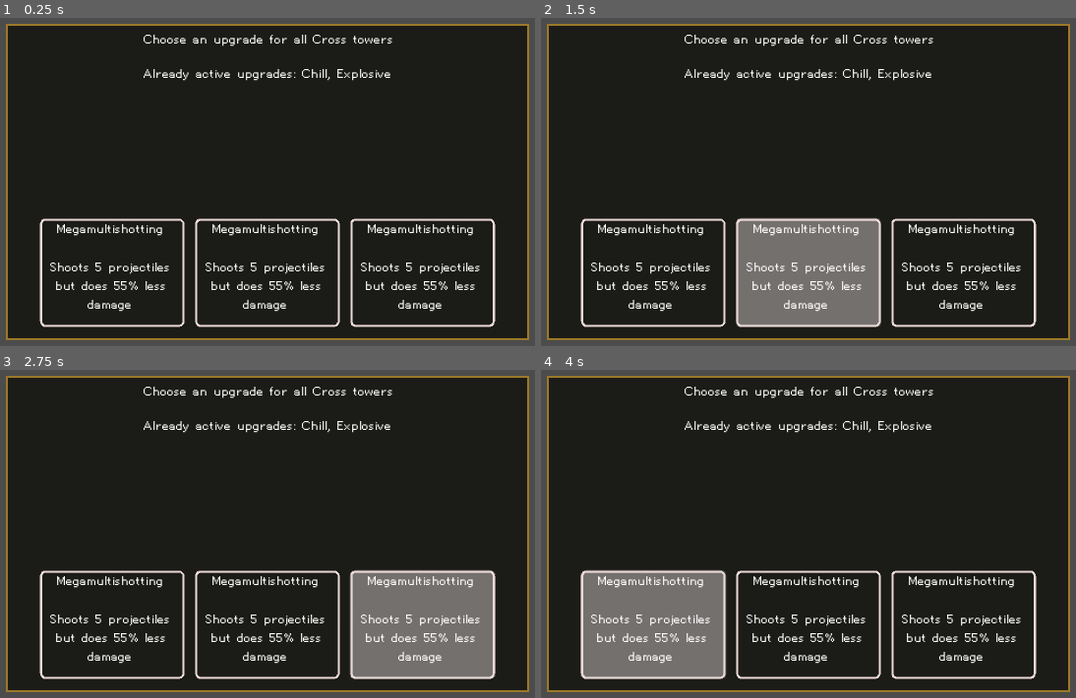
Above: before the commit, frames 1-4 (two rows, left to right).
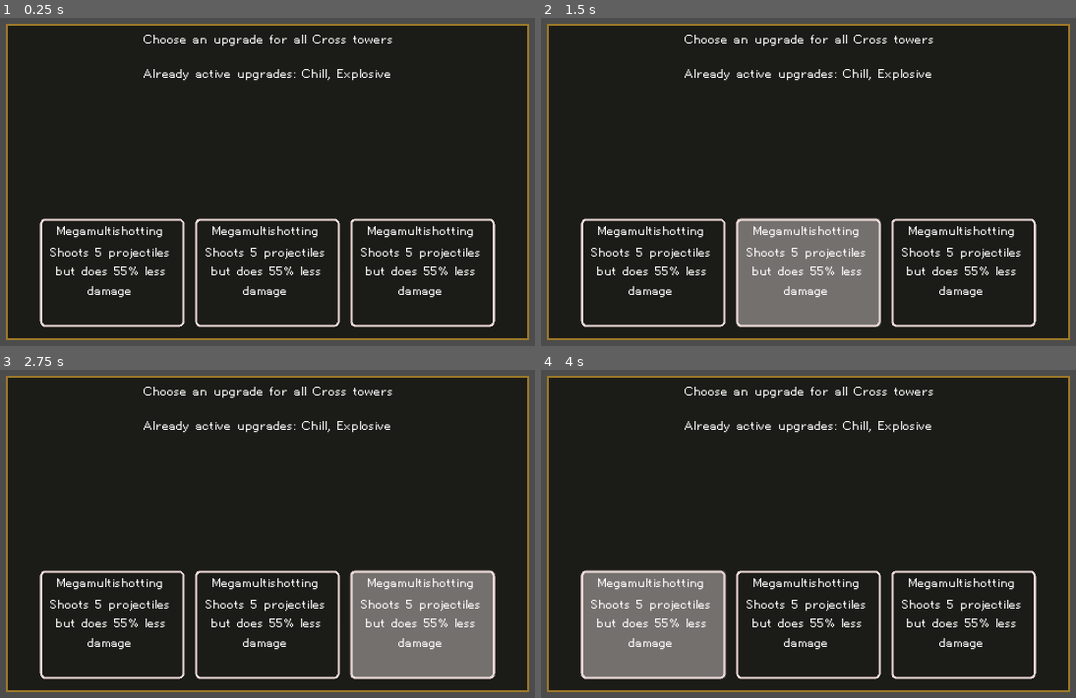
Above: after the commit, the same moments.

Repository: nolenroyalty/ReShape-TD
Game: Godot game, scene res://ui/ReshapeUpgrade3Choice.tscn
Two runs of this game, one before a commit and one after it. Both use one fixed random seed, a clock stepped at 60 frames per second and the inputs below. This scene is started directly instead of the project's main scene.
Inputs (mouse positions are in pixels of both pictures, inside the frame that each line leads up to):
- Up to frame 1 (0.25 s): no input
- Up to frame 2 (1.5 s): click "Megamultishotting Shoots 5 pr…" (after the commit: "Megamultishotting") at 0.5 s; click "Megamultishotting Shoots 5 pr…" (after the commit: "Megamultishotting") at 1.25 s
- Up to frame 3 (2.75 s): click "Megamultishotting Shoots 5 pr…" (after the commit: "Megamultishotting") at 2 s
- Up to frame 4 (4 s): move the mouse to (979, 547) at 2.77 s; hold U (upgrade_tower) 2.78-3.53 s; hold Shift (continue_building) 2.78-3.53 s; click (979, 547) at 2.92 s; move the mouse to (653, 599) at 3.52 s; tap R (reshape_tower) at 3.6 s

The runs differ from the first frame. In frame 1, 4.4% of the frame differs, in the area x 9-90%, y 62-90%; in frame 2, 4.2%; in frame 3, 4.2%; in frame 4, 4.2%.

Commit message:
add generous

Diff:
--- a/towers/Upgrades.gd
+++ b/towers/Upgrades.gd
@@ -15,7 +15,8 @@
 	GIANT_PROJ,
 	RETURNS,
 	POISONS,
-	FARSHOT
+	FARSHOT,
+	GENEROUS
 }
 
 class Stats extends Node:
@@ -33,6 +34,8 @@
 	var POISONS = false
 	var FARSHOT = false
 	var DAMAGE_MULT = 1.0
+	var GENEROUS = false
+	var RECEIVED_GENEROUS = false
 
 	func build_cost():
 		var mult = pow(2, len(upgrades))
@@ -51,18 +54,26 @@
 		T.CHAINS: stats.CHAINS = 2
 		T.LESSER_MULTIPROJ:
 			stats.PROJECTILES = 3
-			stats.DAMAGE_MULT = 0.7
+			stats.DAMAGE_MULT *= 0.7
 		T.GREATER_MULTIPROJ:
 			stats.PROJECTILES = 5
-			stats.DAMAGE_MULT = 0.45
+			stats.DAMAGE_MULT *= 0.45
 		T.STUNNING: stats.STUNS = true
 		T.BONUS_GOLD: stats.BONUS_GOLD = 0.25
 		T.GIANT_PROJ: stats.PROJECTILE_SIZE_MULT = 2.5
 		T.RETURNS: stats.RETURNS = true
 		T.POISONS: stats.POISONS = true
 		T.FARSHOT: stats.FARSHOT = true
+		T.GENEROUS:
+			stats.GENEROUS = true
+			stats.DAMAGE_MULT *= 0.5
 
 	stats.upgrades.append(t)
+	return stats
+
+func _give_generous(stats):
+	stats.RECEIVED_GENEROUS = true
+	stats.DAMAGE_MULT *= 1.20
 	return stats
 
 func excludes(t):
@@ -88,6 +99,7 @@
 		T.RETURNS: return "Returning"
 		T.POISONS: return "Poisoning"
 		T.FARSHOT: return "Farshot"
+		T.GENEROUS: return "Generous"
 
 func description(t):
 	match t:
@@ -103,7 +115,8 @@
 		T.GIANT_PROJ: return "Projectiles are much larger"
 		T.RETURNS: return "Projectiles return to the tower after hitting an enemy"
 		T.POISONS: return "Projectiles deal 50%x of the tower's damage over time"
-		T.FARSHOT: return "Projectiles deal up 100% more damage based on distance traveled."
+		T.FARSHOT: return "Projectiles deal up to 100% more damage the farther they travel"
+		T.GENEROUS: return "Deals 50% less damage, but other shapes deal 20% more damage"
 
 class IndividualTower extends Node:
 	var LEVEL = 1
@@ -168,6 +181,12 @@
 
 func upgrade(shape, t):
 	state[shape] = _apply(t, state[shape])
+	match t:
+		T.GENEROUS:
+			for s in shapes:
+				if s != shape:
+					state[s] = _give_generous(state[s])
+		_: pass
 	emit_signal("reshaped", shape, t)
 
 func farshot(t):
--- a/ui/UpgradeButton.gd
+++ b/ui/UpgradeButton.gd
@@ -1,6 +1,5 @@
 extends Button
 
 func set_upgrade_text(upgrade):
-	var title = Upgrades.title(upgrade)
-	var desc = Upgrades.description(upgrade)
-	$Label.text = "%s\n\n%s" % [title, desc]
+	$Title.text = Upgrades.title(upgrade)
+	$Desc.text = Upgrades.description(upgrade)
--- a/ui/UpgradeButton.tscn
+++ b/ui/UpgradeButton.tscn
@@ -8,15 +8,24 @@
 rect_min_size = Vector2( 128, 96 )
 script = ExtResource( 1 )
 
-[node name="Label" type="Label" parent="."]
+[node name="Title" type="Label" parent="."]
 anchor_right = 1.0
 anchor_bottom = 1.0
 margin_left = 4.0
-margin_top = 2.0
+margin_top = 4.0
 margin_right = -8.0
-margin_bottom = -2.0
-text = "Megamultishotting
-
-Shoots 5 projectiles but does 55% less damage"
+margin_bottom = -64.0
+text = "Megamultishotting"
 align = 1
 autowrap = true
+
+[node name="Desc" type="Label" parent="."]
+anchor_right = 1.0
+anchor_bottom = 1.0
+margin_left = 4.0
+margin_top = 23.0
+margin_right = -8.0
+margin_bottom = 19.0
+text = "Shoots 5 projectiles but does 55% less damage"
+align = 1
+autowrap = true
